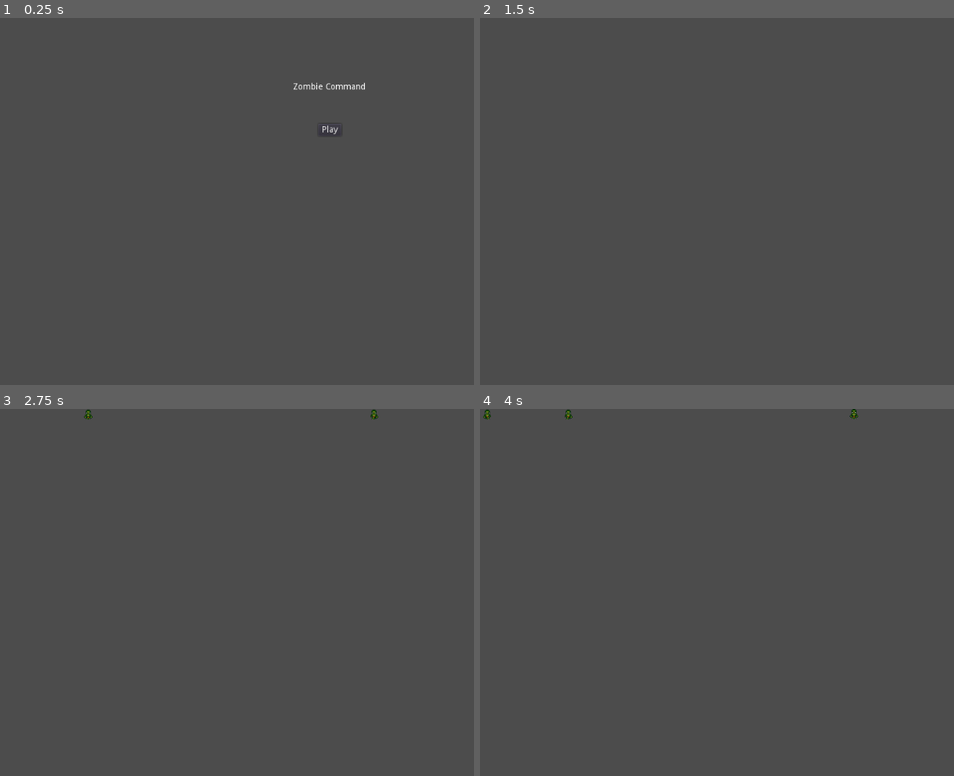
Above: before the commit, frames 1-4 (two rows, left to right).
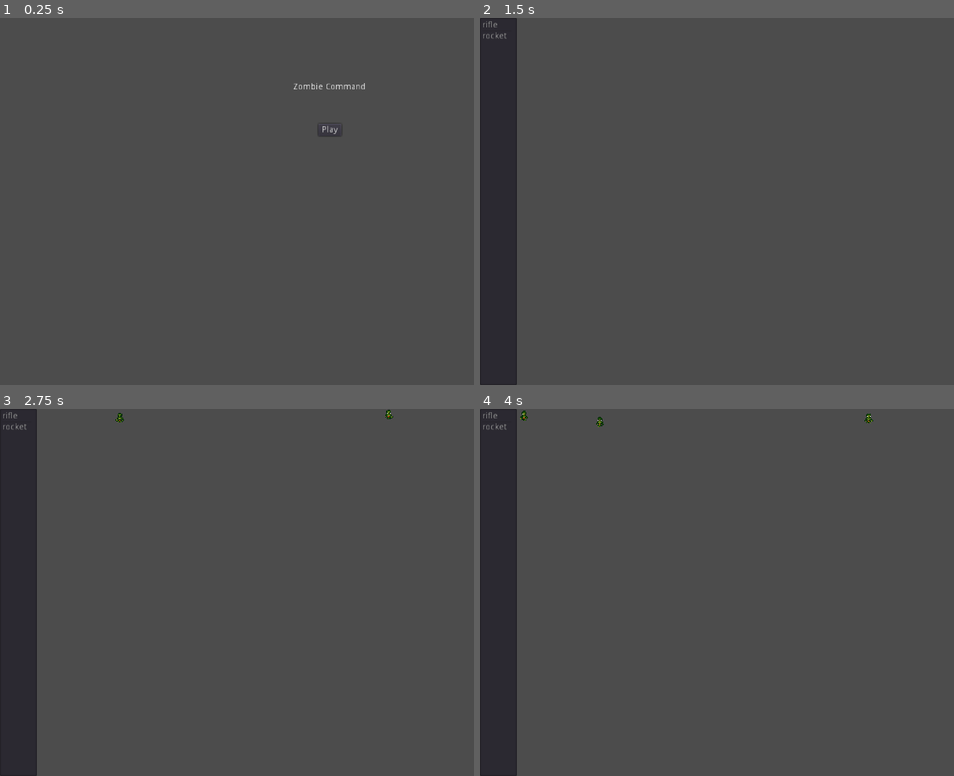
Above: after the commit, the same moments.

Repository: StarboySean/ZombieCommand
Game: Godot game, scene res://Source/Main.tscn
The game is run twice, just before and just after one commit, with the same random seed, the same clock (stepped at 60 frames per second) and the same inputs.
Inputs:
- Up to frame 1 (0.25 s): no input
- Up to frame 2 (1.5 s): click "Play" at 0.5 s; tap Enter at 1.25 s
- Up to frame 3 (2.75 s): tap Space at 2 s
- Up to frame 4 (4 s): tap Enter at 3.5 s

The runs differ from the first frame. In frame 1, less than 0.1% of the frame differs, in the area x 61-77%, y 17-32%; in frame 2, 7.7%; in frame 3, 7.9%; in frame 4, 7.9%, in the area x 0-83%, y 0-100%.

Commit message:
adding weapons

Diff:
--- a/Source/BaseZombie.gd
+++ b/Source/BaseZombie.gd
@@ -1,10 +1,18 @@
 extends KinematicBody2D
 
+export var speed := 1.0
 var rng = RandomNumberGenerator.new()
+var offset := 0.0
 
 func _ready():
 	rng.randomize()
 	var viewport_rect := get_viewport_rect()
 	var radius :float= $CollisionShape2D.shape.radius
-	position.x = rng.randf_range(radius, viewport_rect.size.x - radius)
+	position.x = rng.randf_range(radius + offset, viewport_rect.size.x - radius)
 	position.y = radius
+
+func _process(delta):
+	z_index = position.y
+
+func _on_AnimatedSprite_frame_changed():
+	move_and_collide(Vector2.DOWN * speed)
--- a/Source/BaseZombie.tscn
+++ b/Source/BaseZombie.tscn
@@ -37,9 +37,11 @@
 [node name="AnimatedSprite" type="AnimatedSprite" parent="."]
 frames = SubResource( 5 )
 animation = "Walk"
-frame = 1
+frame = 2
 playing = true
 
 [node name="CollisionShape2D" type="CollisionShape2D" parent="."]
 position = Vector2( 0, 2.10224 )
 shape = SubResource( 6 )
+
+[connection signal="frame_changed" from="AnimatedSprite" to="." method="_on_AnimatedSprite_frame_changed"]
--- a/Source/Game.gd
+++ b/Source/Game.gd
@@ -5,4 +5,5 @@
 
 func _on_Spawner_timeout():
 	var zombie0 = Zombie0.instance()
+	zombie0.offset = $Weapons.rect_size.x
 	add_child(zombie0)
--- a/Source/Game.tscn
+++ b/Source/Game.tscn
@@ -1,6 +1,7 @@
-[gd_scene load_steps=2 format=2]
+[gd_scene load_steps=3 format=2]
 
 [ext_resource path="res://Source/Game.gd" type="Script" id=1]
+[ext_resource path="res://Source/Weapons.tscn" type="PackedScene" id=2]
 
 [node name="Game" type="Node2D"]
 script = ExtResource( 1 )
@@ -8,4 +9,6 @@
 [node name="Spawner" type="Timer" parent="."]
 autostart = true
 
+[node name="Weapons" parent="." instance=ExtResource( 2 )]
+
 [connection signal="timeout" from="Spawner" to="." method="_on_Spawner_timeout"]
--- /dev/null
+++ b/Source/Weapons.gd
@@ -0,0 +1,21 @@
+extends ItemList
+
+enum Weapon{
+	UNARMED,
+	RIFLE,
+	ROCKET
+}
+
+
+func _ready():
+	add_item("rifle")
+	add_item("rocket")
+
+
+
+func _on_Weapons_item_selected(index):
+	match index + 1:
+		Weapon.RIFLE:
+			pass
+		Weapon.ROCKET:
+			pass
--- /dev/null
+++ b/Source/Weapons.tscn
@@ -0,0 +1,13 @@
+[gd_scene load_steps=2 format=2]
+
+[ext_resource path="res://Source/Weapons.gd" type="Script" id=1]
+
+[node name="Weapons" type="ItemList"]
+margin_right = 60.0
+margin_bottom = 600.0
+script = ExtResource( 1 )
+__meta__ = {
+"_edit_use_anchors_": false
+}
+
+[connection signal="item_selected" from="." to="." method="_on_Weapons_item_selected"]
--- a/project.godot
+++ b/project.godot
@@ -14,6 +14,11 @@
 run/main_scene="res://Source/Main.tscn"
 config/icon="res://icon.png"
 
+[display]
+
+window/stretch/mode="2d"
+window/stretch/aspect="keep"
+
 [physics]
 
 common/enable_pause_aware_picking=true
